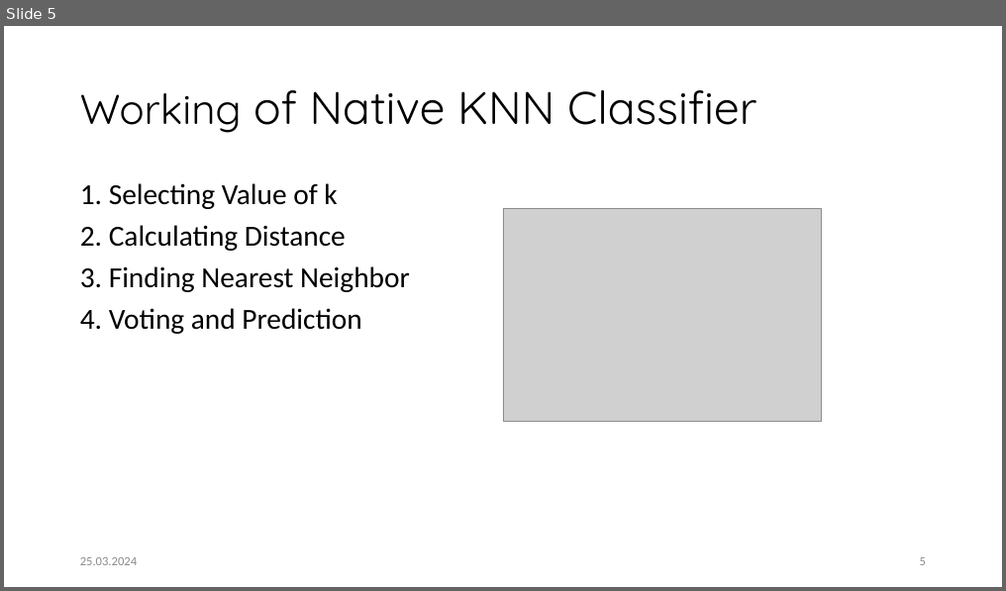
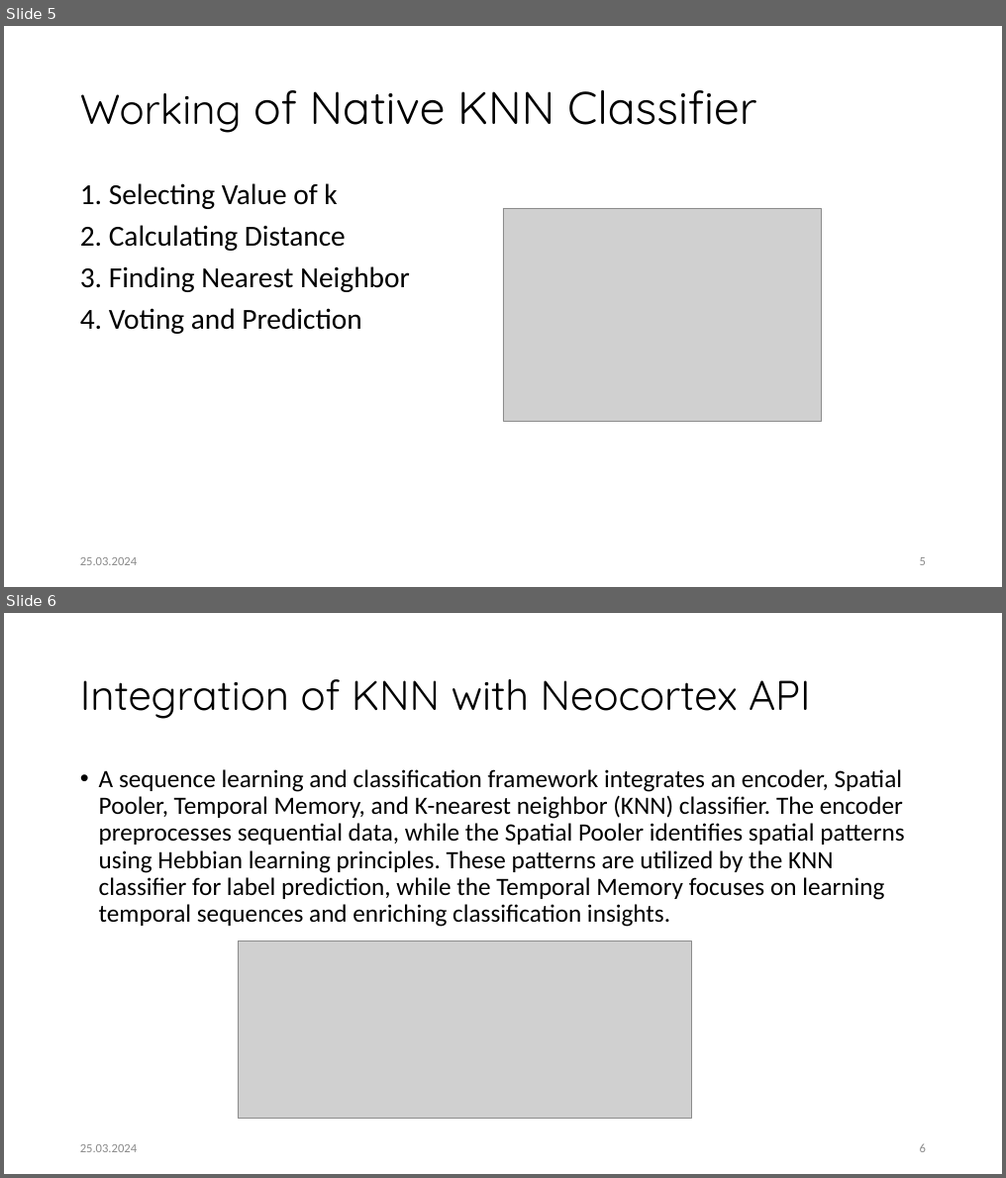
Before and after one commit to Fahad-Jabbar/neocortexapi, a slide deck: source/MySEProject/Documentation/Implement_the_KNN__Classifier_KNN_Quest.pptx. Shown one above the other, each under a label of ours: slide 5 before the commit, slides 5 and 6 after it. The pictures are 1006x591 and 1006x1178 pixels, drawn with LibreOffice and Linux fonts; fonts in the diff are those of the drawing; grey boxes stand for pictures. Boxes give left, top, right and bottom in pixels: in the first picture for what was removed or moved away, otherwise in the second. Text is boxed around its words. In the diff, an @@ line names an element or a change of style, - is before the commit and + after.

Commit message:
Updating PPT file

```diff
--- a/source/MySEProject/Documentation/Implement_the_KNN__Classifier_KNN_Quest.pptx
+++ b/source/MySEProject/Documentation/Implement_the_KNN__Classifier_KNN_Quest.pptx
@@ slide 6 added at <box>4,613,1002,1174</box>, background #FFFFFF @@
@@ title added at <box>80,679,811,719</box>, 40 pt, text #000000 @@
+Integration of KNN with Neocortex API
@@ text added at <box>99,769,904,927</box>, 24 pt, text #000000 @@
+• A sequence learning and classification framework integrates an encoder, Spatial Pooler, Temporal Memory, and K-nearest neighbor (KNN) classifier. The encoder preprocesses sequential data, while the Spatial Pooler identifies spatial patterns using Hebbian learning principles. These patterns are utilized by the KNN classifier for label prediction, while the Temporal Memory focuses on learning temporal sequences and enriching classification insights.
@@ picture added at <box>238,942,691,1119</box> @@
@@ text added at <box>80,1145,137,1153</box>, 12 pt, text #8C8C8C @@
+25.03.2024
@@ page number added at <box>920,1144,926,1153</box>, 12 pt, text #8C8C8C @@
+6
```
Also in this commit, not shown: 1 other slide added.
